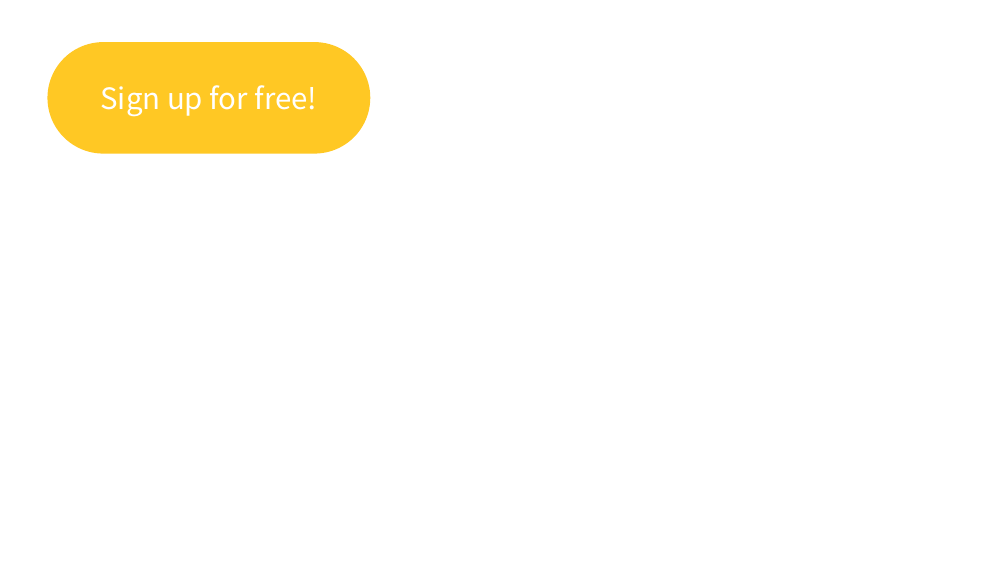
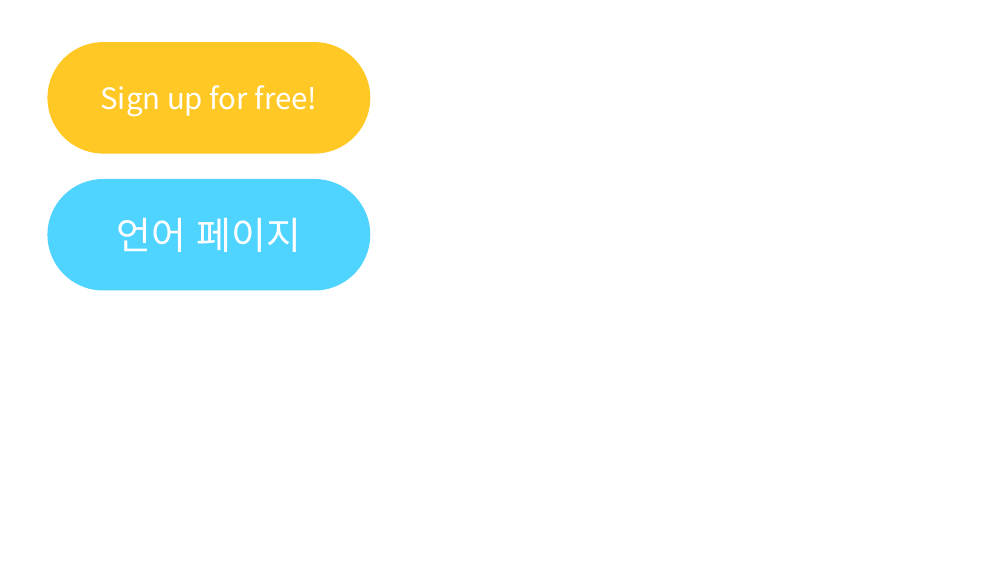
Before and after one commit to jadru/Assignment_ASP_Include, a slide deck: slide 2 of Study_logo.pptx. Drawn at 1008x567 pixels with LibreOffice and Linux fonts; fonts in the diff are those of the drawing. Boxes give left, top, right and bottom in pixels: in the first picture for what was removed or moved away, otherwise in the second. Text is boxed around its words. In the diff, an @@ line names an element or a change of style, - is before the commit and + after.

Commit message:
언어들 한눈에 볼수있는 웹폼 추가 home.aspx 수정

```diff
--- a/Study_logo.pptx
+++ b/Study_logo.pptx
@@ rounded rectangle added at <box>48,179,371,290</box>, fill #33CCFF at 86% opacity, 36 pt, text #FFFFFF @@
+언어 페이지
```
Also in this commit, not shown: 5 other files.
